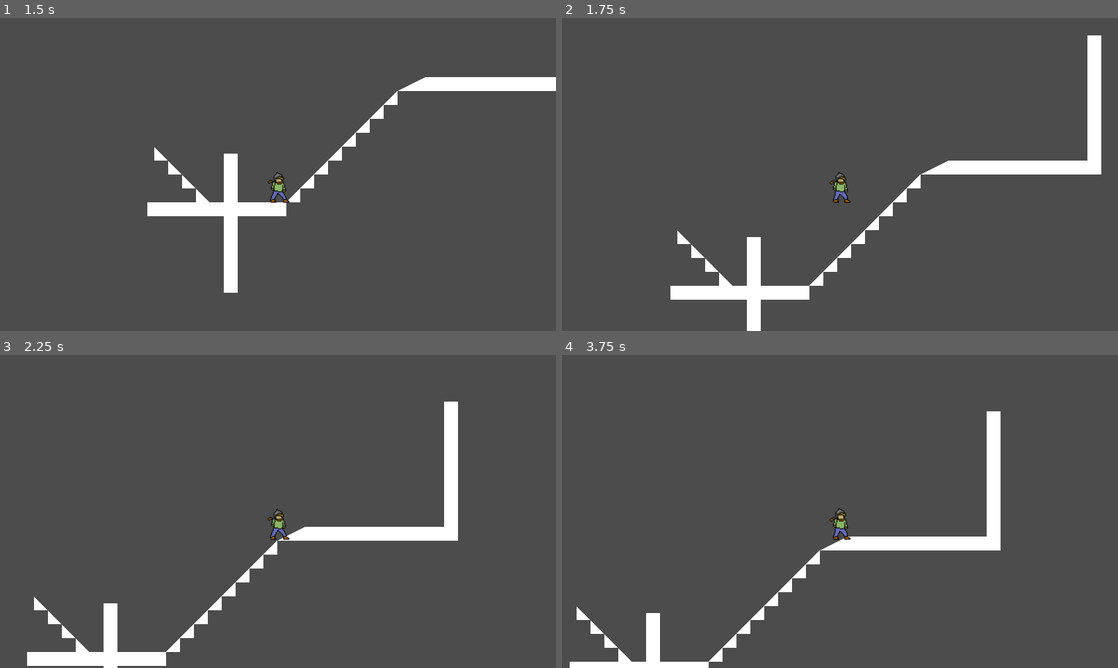
Above: before the commit, frames 1-4 (two rows, left to right).
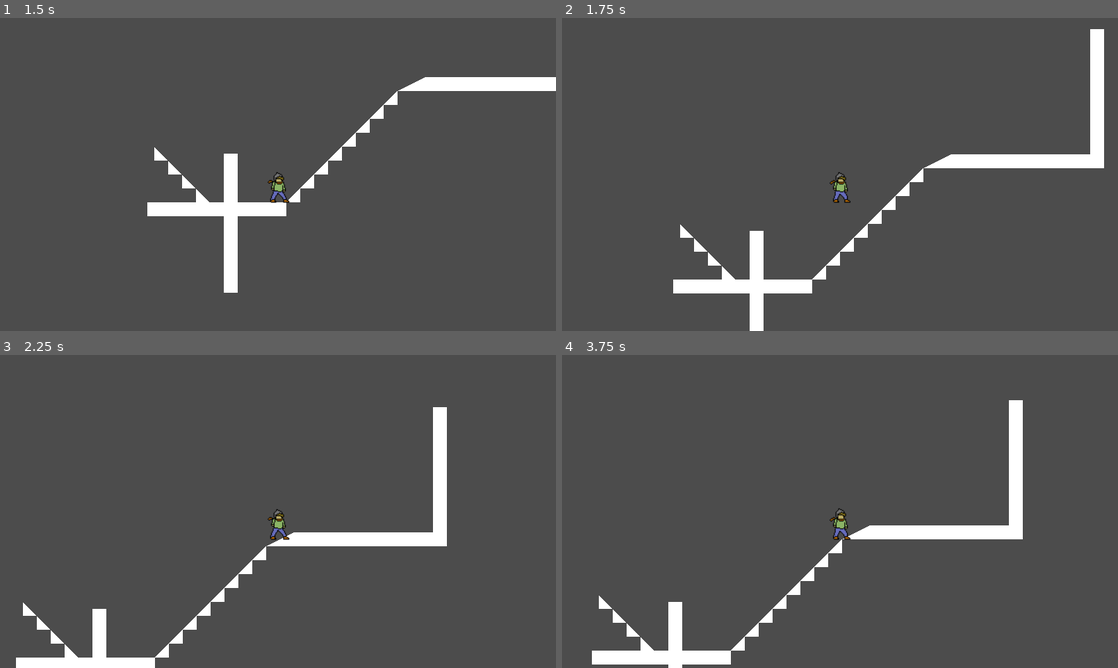
Above: after the commit, the same moments.

Repository: PixelLoaf/Project-Novae
Game: Godot game, scene res://Menu/MainMenu.tscn
Same seed, same stepped clock (60 frames per second), same inputs: the game is played once before the commit and once after it.
Inputs (mouse positions are in pixels of both pictures, inside the frame that each line leads up to):
- Up to frame 1 (1.5 s): click "Start Game" at 0.5 s; tap H (hide_debug) at 1.25 s; move the mouse to (400, 158) at 1.27 s; hold Right (move_right) from 1.28 s (still down); click (400, 158) at 1.42 s
- Up to frame 2 (1.75 s): keep holding Right (move_right); tap Space (action_jump) at 1.52 s
- Up to frame 3 (2.25 s): keep holding Right (move_right); move the mouse to (166, 527) at 2.02 s
- Up to frame 4 (3.75 s): tap Space (action_jump) at 2.27 s; move the mouse to (895, 442) at 2.77 s; release Right (move_right) at 2.78 s; hold Left (move_left) 2.78-3.53 s; move the mouse to (812, 574) at 3.52 s; hold Right (move_right) from 3.53 s (still down); click (812, 574) at 3.67 s

Frame 1 is identical in both runs. In frame 2, 3.7% of the frame differs, in the area x 19-98%, y 3-100%; in frame 3, 4.9%; in frame 4, 6.8%, in the area x 1-83%, y 14-100%.

Commit message:
Fixed player gaining horizontal speed when jumping
Also fixed a few regressions

Diff:
--- a/files/Object/Player/Debug.gd
+++ b/files/Object/Player/Debug.gd
@@ -20,8 +20,9 @@
 func _physics_process(delta):
 	if not visible:
 		return
+	var offset_angle = player.rotation
 	panel.show_on_top = true
-	$Normal.rotation = player.char_get_normal().angle() + PI/2
+	$Normal.rotation = player.char_get_normal().angle() + PI/2 - offset_angle
 	label_xpos.text = "%.2f" % player.position.x
 	label_ypos.text = "%.2f" % player.position.y
 	label_xvel.text = "%.2f" % player.char_velocity.x
@@ -32,4 +33,4 @@
 	else:
 		$Velocity.show()
 		$Velocity.scale = Vector2(scale, 0.25)
-		$Velocity.rotation = player.char_velocity.angle()
+		$Velocity.rotation = player.char_velocity.angle() - offset_angle
--- a/files/Object/Player/Player.gd
+++ b/files/Object/Player/Player.gd
@@ -46,10 +46,6 @@
 func char_get_motion_horizontal(normal):
 	return normal.rotated(PI/2).dot(char_velocity)
 
-# Get horizontal motion as a vector2
-func char_get_motion_horizontal_vec(normal):
-	return char_get_motion_horizontal(normal) * normal.rotated(PI/2)
-
 # Set the character's movement perpendicular to its normal
 func char_set_motion_horizontal(normal, value):
 	char_velocity = char_velocity.slide(normal.rotated(PI/2))
@@ -58,10 +54,6 @@
 # Get the character's movement parallel to its normal
 func char_get_motion_vertical(normal):
 	return normal.dot(char_velocity)
-
-# Get horizontal motion as a vector2
-func char_get_motion_vertical_vec(normal):
-	return char_get_motion_vertical(normal) * normal
 
 # Set the character's movement parallel to its normal
 func char_set_motion_vertical(normal, value):
@@ -73,10 +65,12 @@
 	return char_time_since_floor < CHAR_TIME_MAX_JUMP
 
 # Project the player so that it moves by 'vec'
-func char_project_self(space, param, vec):
-	param.transform = get_node("CollisionShape2D").get_global_transform()
-	param.motion = vec
-	var result = space.cast_motion(param)
+var _char_cast_param = Physics2DShapeQueryParameters.new();
+func char_project_self(vec):
+	var space = get_world_2d().get_direct_space_state()
+	_char_cast_param.transform = get_node("CollisionShape2D").get_global_transform()
+	_char_cast_param.motion = vec
+	var result = space.cast_motion(_char_cast_param)
 	if not result.empty() and result[1] != 1:
 		move_and_collide(vec * result[1])
 
@@ -94,7 +88,6 @@
 			char_floor_normal = char_floor_normal.normalized()
 
 # Do character movement. Should be called once per physics process
-var _char_cast_param = Physics2DShapeQueryParameters.new();
 func char_do_movement(stop_speed):
 	var prev_normal = char_get_normal()
 	var prev_veloc = char_velocity
@@ -102,13 +95,15 @@
 	char_velocity = move_and_slide(char_velocity, CHAR_UP, stop_speed, 4, 0.8)
 	char_calc_normal()
 	if char_is_on_floor():
-		var space_state = get_world_2d().get_direct_space_state()
-		char_project_self(space_state, _char_cast_param, CHAR_UP * -4);
+		char_project_self(CHAR_UP * -4);
 	elif is_on_floor():
 		# If the player was in the air, but is now on a floor, we need to do some
 		# stuff so that the player stops on the slope. First, we return the player to
 		# their original position.
 		transform = prev_transform
+		# Project the player using the previously used velocity so that they don't
+		# go 'up' the slope when they should stay in place.
+		char_project_self(prev_veloc);
 		# Rotate the player's velocity to match the new surface's normal
 		char_velocity = prev_veloc.rotated(char_floor_normal.angle() - prev_normal.angle())
 		# Redo the whole movement process
@@ -135,16 +130,18 @@
 			$Sprite.flip_h = false
 			stop_speed = CHAR_MOVING_STOP_SPEED
 		target_speed = char_speed_max
-	# Increment variables
-	char_velocity += CHAR_GRAVITY * -char_get_normal() * delta
+	# Increment timers
 	char_time_since_jump_button += delta
 	char_time_since_floor += delta
 	# Jump. The purpose of doing it this way is so that the player can press the
 	# jump button slightly before hitting the ground and still jump.
 	if char_is_on_floor() and char_time_since_jump_button < CHAR_TIME_JUMP_WITHOLD:
 		char_time_since_jump_button = 1.0
-		char_velocity.y = -char_jump_speed
+		char_set_motion_vertical(CHAR_UP, char_jump_speed)
+#		char_velocity.y =
 		char_time_since_floor = 1.0
+	# Apply gravity
+	char_velocity += CHAR_GRAVITY * -char_get_normal() * delta
 	# Actual movement here
 	char_do_movement(stop_speed)
 	# Change player's acceleration if they are on a slope
--- a/files/Object/Player/player.tscn
+++ b/files/Object/Player/player.tscn
@@ -33,7 +33,7 @@
 "values": [ 0, 1, 2, 3, 4, 5, 6, 7 ]
 }
 
-[node name="player" type="KinematicBody2D" index="0"]
+[node name="player" type="KinematicBody2D"]
 
 z_index = 1
 input_pickable = false
--- a/files/TestLevel.tscn
+++ b/files/TestLevel.tscn
@@ -19,12 +19,13 @@
 a = Vector2( 48, -16 )
 b = Vector2( -16, 16 )
 
-[node name="Level" type="Node"]
+[node name="Level" type="Node" index="0"]
 
 _sections_unfolded = [ "Cell" ]
 
 [node name="FakeTileMap" type="Node2D" parent="." index="0"]
 
+editor/display_folded = true
 position = Vector2( 0, 408 )
 scale = Vector2( 0.5, 0.5 )
 _sections_unfolded = [ "Transform" ]
